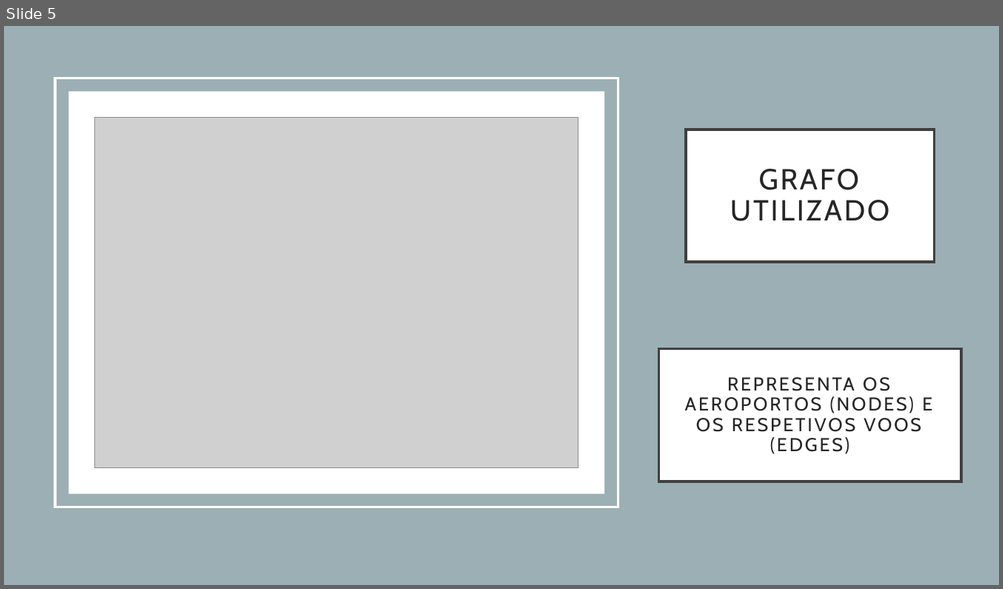
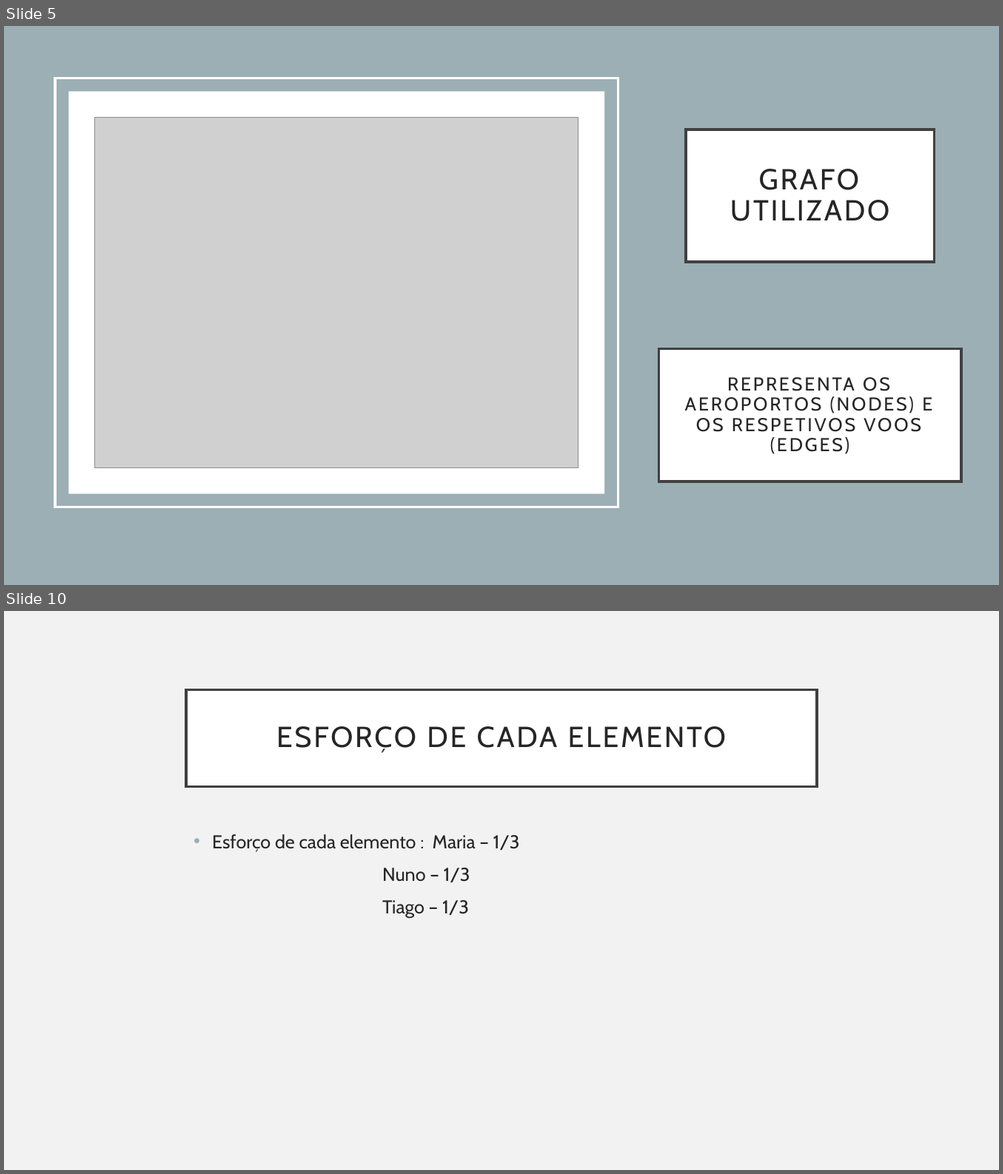
Before and after one commit to Eduarda34/FEUP-AED-23.24-Proj2, a slide deck: PPT/Apresentação.pptx. Shown one above the other, each under a label of ours: slide 5 before the commit, slides 5 and 10 after it; the slides between them are not shown. The pictures are 1003x589 and 1003x1174 pixels, drawn with LibreOffice and Linux fonts; fonts in the diff are those of the drawing; grey boxes stand for pictures. Boxes give left, top, right and bottom in pixels: in the first picture for what was removed or moved away, otherwise in the second. Text is boxed around its words. In the diff, an @@ line names an element or a change of style, - is before the commit and + after.

```diff
--- a/PPT/Apresentação.pptx
+++ b/PPT/Apresentação.pptx
@@ slide 10 added at box(4, 611, 999, 1170), background #F2F2F2 @@
@@ title added at box(186, 689, 817, 786), fill #FFFFFF, outline #404040 2.5 pt, 28 pt, text #262626 @@
+ESFORÇO DE CADA ELEMENTO
@@ text added at box(212, 834, 520, 918), 18 pt, text #262626 @@
+• Esforço de cada elemento : Maria – 1/3
+Nuno – 1/3
+Tiago – 1/3
```
Also in this commit, not shown: 3 slides changed, 3 other slides added, 3 slides removed, 3 other files.
